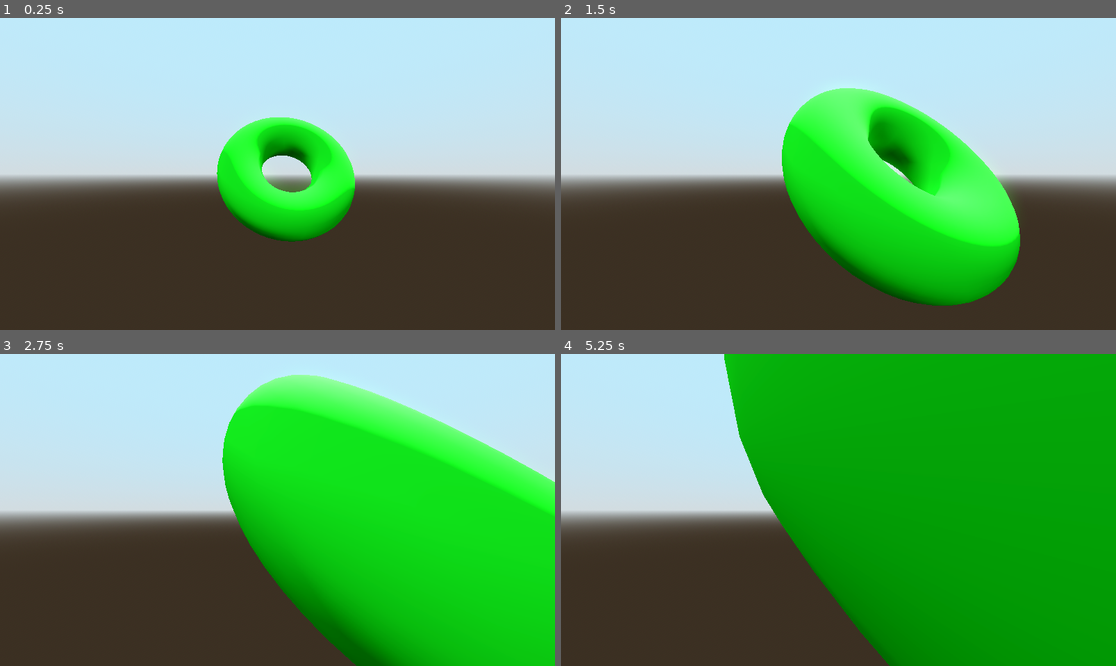
Above: before the commit, frames 1-4 (two rows, left to right).
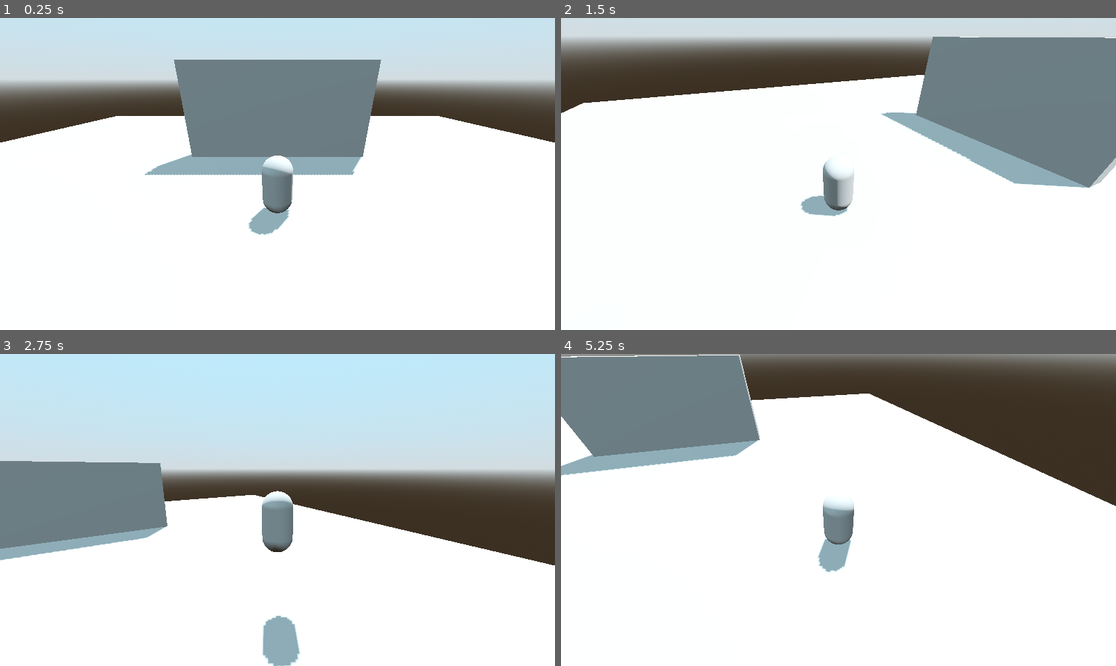
Above: after the commit, the same moments.

Repository: ZachLightly1/godot-3d
Game: Godot game, scene res://scenes/levels/level.tscn
Same seed, same stepped clock (60 frames per second), same inputs: the game is played once before the commit and once after it.
Inputs (mouse positions are in pixels of both pictures, inside the frame that each line leads up to):
- Up to frame 1 (0.25 s): no input
- Up to frame 2 (1.5 s): move the mouse to (960, 158) at 0.52 s; hold D (right) 0.53-1.28 s; hold Ctrl (run) 0.53-1.28 s; tap Space (jump) at 0.77, 0.8, 1.07, 1.35 s; move the mouse to (727, 189) at 1.27 s; hold S (backward) from 1.28 s (still down)
- Up to frame 3 (2.75 s): tap Space (jump) at 1.52, 1.82, 2.3 s; tap Ctrl (run) at 1.55 s; move the mouse to (333, 441) at 2.02 s; release S (backward) at 2.03 s; hold D (right) from 2.03 s (still down); hold Ctrl (run) from 2.03 s (still down)
- Up to frame 4 (5.25 s): move the mouse to (810, 572) at 2.77 s; release D (right) at 2.78 s; release Ctrl (run) at 2.78 s; hold W (forward) 2.78-3.53 s; tap Ctrl (run) at 2.85, 4.35 s; tap Space (jump) at 3.02, 3.32, 3.6, 3.77, 4.07, 4.52, 4.82 s; move the mouse to (1005, 556) at 3.52 s; hold A (left) 3.53-5.03 s; move the mouse to (672, 463) at 4.27 s; move the mouse to (866, 510) at 5.02 s; hold S (backward) from 5.03 s (still down); hold Ctrl (run) from 5.03 s (still down)

The runs differ from the first frame. In frame 1, 83% of the frame differs, in the area x 0-100%, y 13-100%; in frame 2, 95%; in frame 3, 74%; in frame 4, 100%, in the area x 0-100%, y 0-100%.

Commit message:
add player movement

Diff:
--- a/mesh_instance_3d_2.gd
+++ /dev/null
@@ -1,11 +0,0 @@
-extends MeshInstance3D
-
-func _ready() -> void:
-	var material = mesh.surface_get_material(0)
-	material.albedo_color = Color.GREEN
-
-func _physics_process(delta: float) -> void:
-	rotation_degrees += Vector3(0.1, 0.3, 0.1)
-	position += Vector3(1, 0, 0) * delta
-	scale += Vector3(0.5, 0.5, 0.5) * delta
-	mesh.outer_radius += 0.1 * delta
--- /dev/null
+++ b/scenes/entities/player/camera_controller.gd
@@ -0,0 +1,21 @@
+extends Node3D
+
+@export var min_limit_x: float
+@export var max_limit_x: float
+@export var horizontal_acceleration := 2.0
+@export var vertical_acceleration := 1.0
+@export var mouse_acceleration := 0.005
+
+#func _process(delta: float) -> void:
+	#var joy_dir := Input.get_vector("pan_left", "pan_right", "pan_up", "pan_down")
+	#rotate_from_vector(joy_dir * delta * Vector2(horizontal_acceleration, vertical_acceleration))
+
+func _input(event: InputEvent) -> void:
+	if event is InputEventMouseMotion:
+		rotate_from_vector(event.relative * mouse_acceleration)
+
+func rotate_from_vector(v: Vector2):
+	if !v.length(): return
+	rotation.y -= v.x
+	rotation.x -= v.y
+	rotation.x = clamp(rotation.x, min_limit_x, max_limit_x)
--- /dev/null
+++ b/scenes/entities/player/camera_controller.tscn
@@ -0,0 +1,13 @@
+[gd_scene load_steps=3 format=3 uid="uid://wphv7her662q"]
+
+[ext_resource type="Script" path="res://scenes/entities/player/camera_controller.gd" id="1_s43if"]
+
+[sub_resource type="SphereShape3D" id="SphereShape3D_jlcke"]
+
+[node name="CameraController" type="SpringArm3D"]
+shape = SubResource("SphereShape3D_jlcke")
+spring_length = 6.5
+script = ExtResource("1_s43if")
+
+[node name="Camera3D" type="Camera3D" parent="."]
+current = true
--- /dev/null
+++ b/scenes/entities/player/player.gd
@@ -0,0 +1,56 @@
+extends CharacterBody3D
+
+# jump
+@export var jump_height : float = 2
+@export var jump_time_to_peak : float = 0.4
+@export var jump_time_to_descent : float = 0.3
+
+@onready var jump_velocity : float = ((2.0 * jump_height) / jump_time_to_peak) * -1.0
+@onready var jump_gravity : float = ((-2.0 * jump_height) / (jump_time_to_peak * jump_time_to_peak)) * -1.0
+@onready var fall_gravity : float = ((-2.0 * jump_height) / (jump_time_to_descent * jump_time_to_descent)) * -1.0
+# source: https://youtu.be/IOe1aGY6hXA?feature=shared
+
+@export var base_speed := 4.0
+@export var run_speed := 6.0
+
+@onready var camera := $CameraController/Camera3D
+
+var movement_input = Vector2.ZERO
+
+func _physics_process(delta: float) -> void:
+
+	#velocity = Vector3(movement_input.x, 0, movement_input.y) * base_speed
+	move_logic(delta)
+	jump_logic(delta)
+
+	move_and_slide()
+
+func move_logic(delta) -> void:
+	movement_input = Input.get_vector("left", "right", "forward", "backward").rotated(-camera.global_rotation.y)
+	var vel_2d := Vector2(velocity.x, velocity.z)
+	var is_running: bool = Input.is_action_pressed("run")
+
+	if movement_input != Vector2.ZERO:
+		var speed := run_speed if is_running else base_speed
+		#vel_2d += movement_input * speed * delta
+		#vel_2d = vel_2d.limit_length(speed)
+
+		#velocity.x = vel_2d.x
+		#velocity.z = vel_2d.y
+
+		var desired_vel := movement_input.normalized() * speed
+		var smoothed := vel_2d.lerp(desired_vel, 0.2) # 0.2 -> 0.5 for more snap
+
+		velocity.x = smoothed.x
+		velocity.z = smoothed.y
+	else:
+		vel_2d = vel_2d.move_toward(Vector2.ZERO, base_speed * 4.0 * delta)
+		velocity.x = vel_2d.x
+		velocity.z = vel_2d.y
+
+func jump_logic(delta: float) -> void:
+	if is_on_floor():
+		if Input.is_action_just_pressed("jump"):
+			velocity.y = -jump_velocity
+	var gravity = jump_gravity if velocity.y > 0.0 else fall_gravity
+	velocity.y -= gravity * delta
--- /dev/null
+++ b/scenes/entities/player/player.tscn
@@ -0,0 +1,24 @@
+[gd_scene load_steps=5 format=3 uid="uid://n8r7gwomoi41"]
+
+[ext_resource type="Script" path="res://scenes/entities/player/player.gd" id="1_qnumw"]
+[ext_resource type="PackedScene" uid="uid://wphv7her662q" path="res://scenes/entities/player/camera_controller.tscn" id="2_y4nff"]
+
+[sub_resource type="CapsuleMesh" id="CapsuleMesh_mvqyg"]
+
+[sub_resource type="CapsuleShape3D" id="CapsuleShape3D_26pq3"]
+
+[node name="Player" type="CharacterBody3D"]
+script = ExtResource("1_qnumw")
+
+[node name="MeshInstance3D" type="MeshInstance3D" parent="."]
+transform = Transform3D(1, 0, 0, 0, 1, 0, 0, 0, 1, 0, 1, 0)
+mesh = SubResource("CapsuleMesh_mvqyg")
+
+[node name="CollisionShape3D" type="CollisionShape3D" parent="."]
+transform = Transform3D(1, 0, 0, 0, 1, 0, 0, 0, 1, 0, 1, 0)
+shape = SubResource("CapsuleShape3D_26pq3")
+
+[node name="CameraController" parent="." instance=ExtResource("2_y4nff")]
+transform = Transform3D(1, 0, 0, 0, 0.906308, 0.422618, 0, -0.422618, 0.906308, 0, 1.4, 0)
+min_limit_x = -0.8
+max_limit_x = -0.2
--- a/scenes/levels/level.tscn
+++ b/scenes/levels/level.tscn
@@ -1,7 +1,6 @@
-[gd_scene load_steps=10 format=3 uid="uid://dffnwa7xwoams"]
+[gd_scene load_steps=7 format=3 uid="uid://dffnwa7xwoams"]
 
-[ext_resource type="Texture2D" uid="uid://c36yvunt10jd3" path="res://graphics/grid/Light/texture_07.png" id="1_6gh7g"]
-[ext_resource type="Script" path="res://mesh_instance_3d_2.gd" id="2_hd3vg"]
+[ext_resource type="PackedScene" uid="uid://n8r7gwomoi41" path="res://scenes/entities/player/player.tscn" id="1_6fori"]
 
 [sub_resource type="ProceduralSkyMaterial" id="ProceduralSkyMaterial_f515a"]
 sky_top_color = Color(0.600237, 0.843172, 0.975248, 1)
@@ -17,20 +16,11 @@
 tonemap_mode = 2
 glow_enabled = true
 
-[sub_resource type="StandardMaterial3D" id="StandardMaterial3D_xbk4p"]
-albedo_texture = ExtResource("1_6gh7g")
+[sub_resource type="BoxShape3D" id="BoxShape3D_txiil"]
+size = Vector3(40, 0.5, 40)
 
-[sub_resource type="BoxMesh" id="BoxMesh_ww7rj"]
-material = SubResource("StandardMaterial3D_xbk4p")
-size = Vector3(2.605, 0.825, 0.82)
-
-[sub_resource type="StandardMaterial3D" id="StandardMaterial3D_gt365"]
-albedo_color = Color(0.746585, 2.00946e-06, 8.66354e-07, 1)
-
-[sub_resource type="TorusMesh" id="TorusMesh_y3uy2"]
-material = SubResource("StandardMaterial3D_gt365")
-inner_radius = 0.57
-outer_radius = 1.478
+[sub_resource type="BoxShape3D" id="BoxShape3D_47phr"]
+size = Vector3(10, 10, 1)
 
 [node name="Level" type="Node3D"]
 
@@ -41,18 +31,26 @@
 transform = Transform3D(-0.866025, -0.433013, 0.25, 0, 0.5, 0.866025, -0.5, 0.75, -0.433013, 0, 0, 0)
 shadow_enabled = true
 
-[node name="MeshInstance3D" type="MeshInstance3D" parent="."]
-visible = false
-mesh = SubResource("BoxMesh_ww7rj")
+[node name="Entities" type="Node3D" parent="."]
 
-[node name="CSGSphere3D" type="CSGSphere3D" parent="."]
-visible = false
-radius = 1.065
+[node name="Player" parent="Entities" instance=ExtResource("1_6fori")]
 
-[node name="MeshInstance3D2" type="MeshInstance3D" parent="."]
-transform = Transform3D(-0.408248, 0.0898039, -0.908443, -0.765106, 0.509163, 0.394166, 0.497943, 0.855972, -0.139155, 0, 0.908803, 0)
-mesh = SubResource("TorusMesh_y3uy2")
-script = ExtResource("2_hd3vg")
+[node name="Environment" type="Node3D" parent="."]
 
-[node name="Camera3D" type="Camera3D" parent="."]
-transform = Transform3D(1, 0, 0, 0, 1, 0, 0, 0, 1, 0, 0.849011, 5.06449)
+[node name="StaticBody3D" type="StaticBody3D" parent="Environment"]
+transform = Transform3D(1, 0, 0, 0, 1, 0, 0, 0, 1, 0, -0.25, 0)
+
+[node name="CSGBox3D" type="CSGBox3D" parent="Environment/StaticBody3D"]
+size = Vector3(40, 0.5, 40)
+
+[node name="CollisionShape3D" type="CollisionShape3D" parent="Environment/StaticBody3D"]
+shape = SubResource("BoxShape3D_txiil")
+
+[node name="StaticBody3D2" type="StaticBody3D" parent="Environment"]
+transform = Transform3D(1, 0, 0, 0, 1, 0, 0, 0, 1, 0, 0, -5.82677)
+
+[node name="CSGBox3D" type="CSGBox3D" parent="Environment/StaticBody3D2"]
+size = Vector3(10, 10, 1)
+
+[node name="CollisionShape3D" type="CollisionShape3D" parent="Environment/StaticBody3D2"]
+shape = SubResource("BoxShape3D_47phr")
Not shown, changed: premade/jump_template.txt
